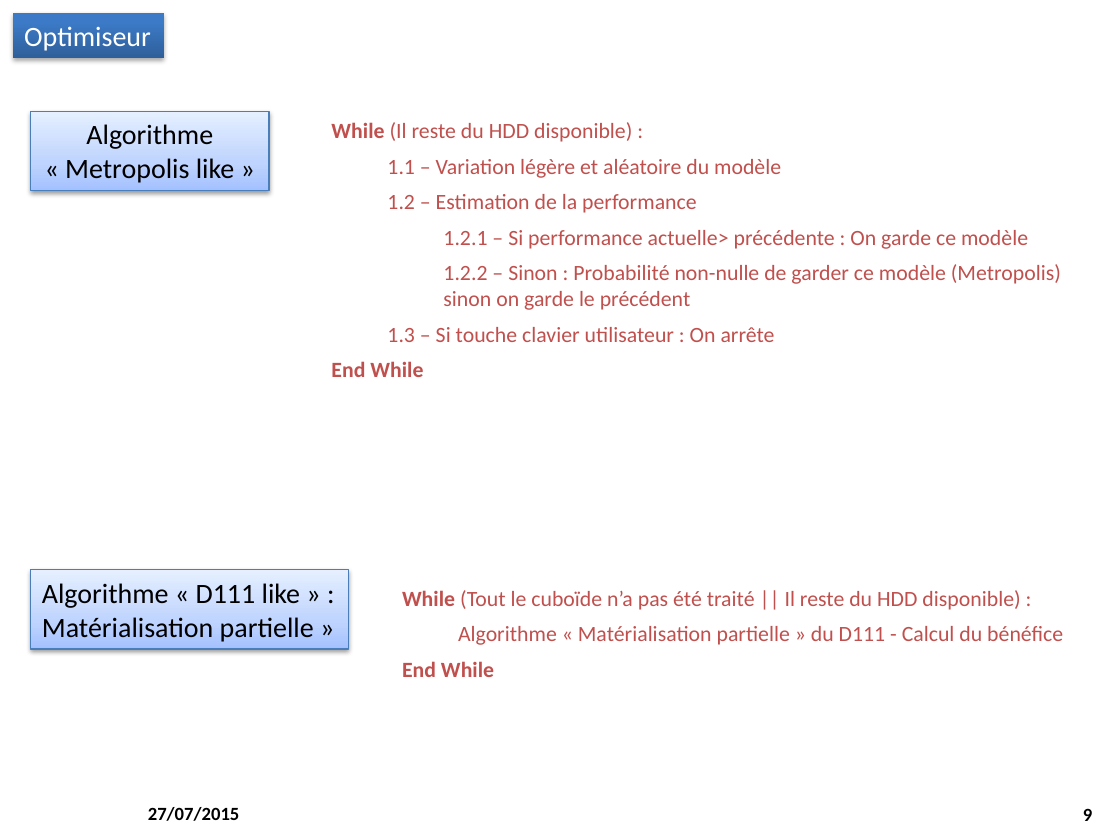
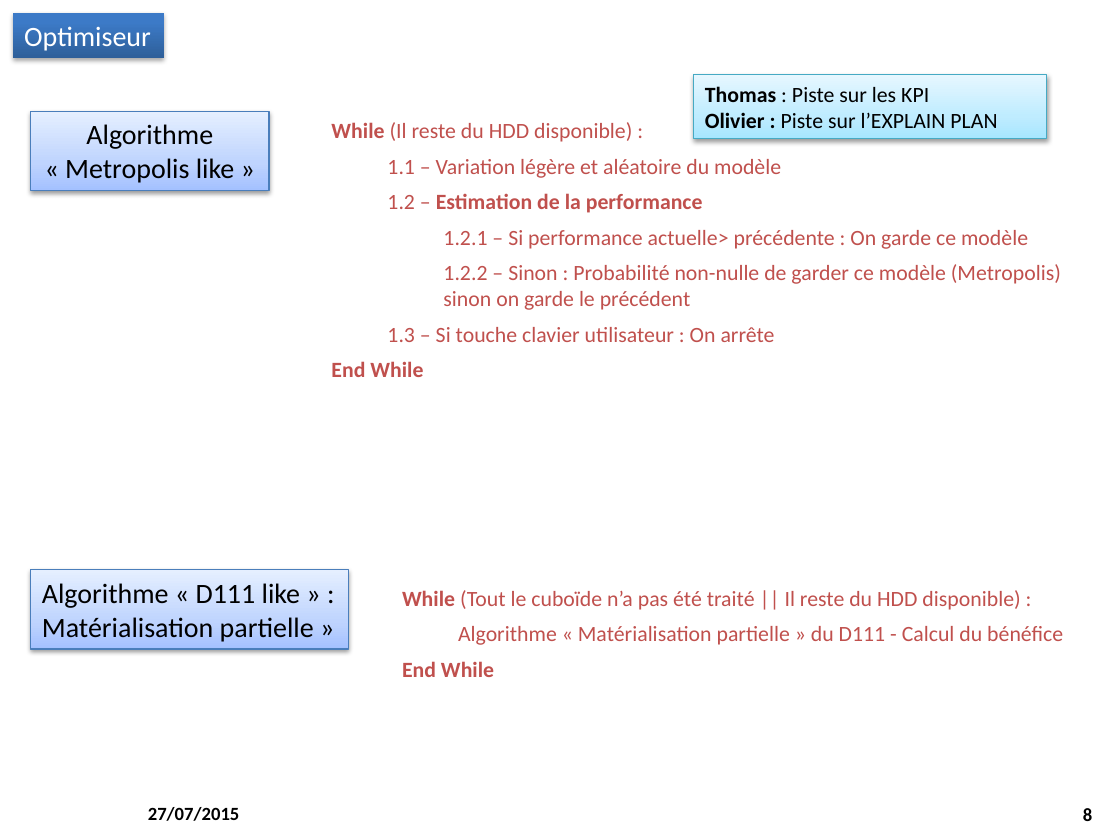
Before and after one commit to M2SIID-ODE/Projet_ODE, a slide deck: slide 8 of Documentation/4 - Suivi projet/Point_Equipe_2015-07-27.pptx (slide 9 before the commit). Drawn at 1120x840 pixels with LibreOffice and Linux fonts; fonts in the diff are those of the drawing; background and template pictures are left out. Boxes give left, top, right and bottom in pixels: in the first picture for what was removed or moved away, otherwise in the second. Text is boxed around its words. In the diff, an @@ line names an element or a change of style, - is before the commit and + after.

```diff
--- a/Documentation/4 - Suivi projet/Point_Equipe_2015-07-27.pptx
+++ b/Documentation/4 - Suivi projet/Point_Equipe_2015-07-27.pptx
@@ rectangle added at bbox=[694, 75, 1047, 139], fill gradient #A7E6FF to #C1EDFF to #E7F8FF, outline #46AAC5 0.75 pt, 14 pt, text #000000 @@
+Thomas : Piste sur les KPI
+Olivier : Piste sur l’EXPLAIN PLAN
@@ text at bbox=[387, 193, 703, 213]: bold on in "Estimation de la performance" @@
@@ page number at bbox=[1083, 808, 1092, 821]: text changed @@
-9
+8
```
Also in this commit, not shown: 5 other slides changed, 1 slide removed.
